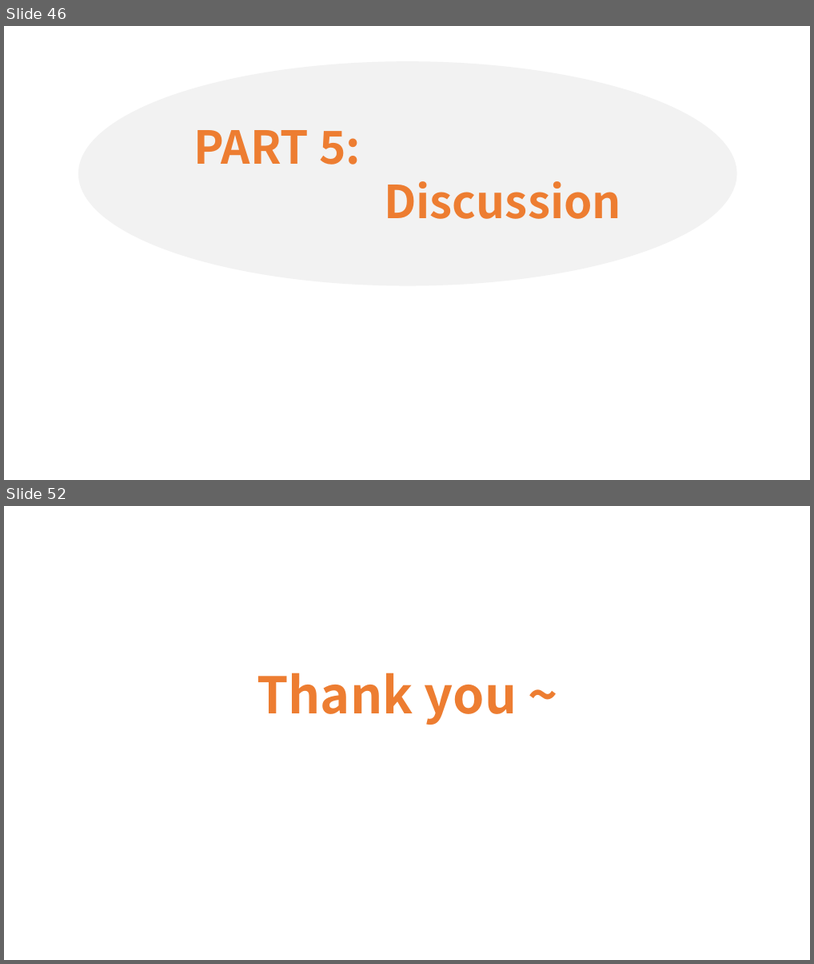
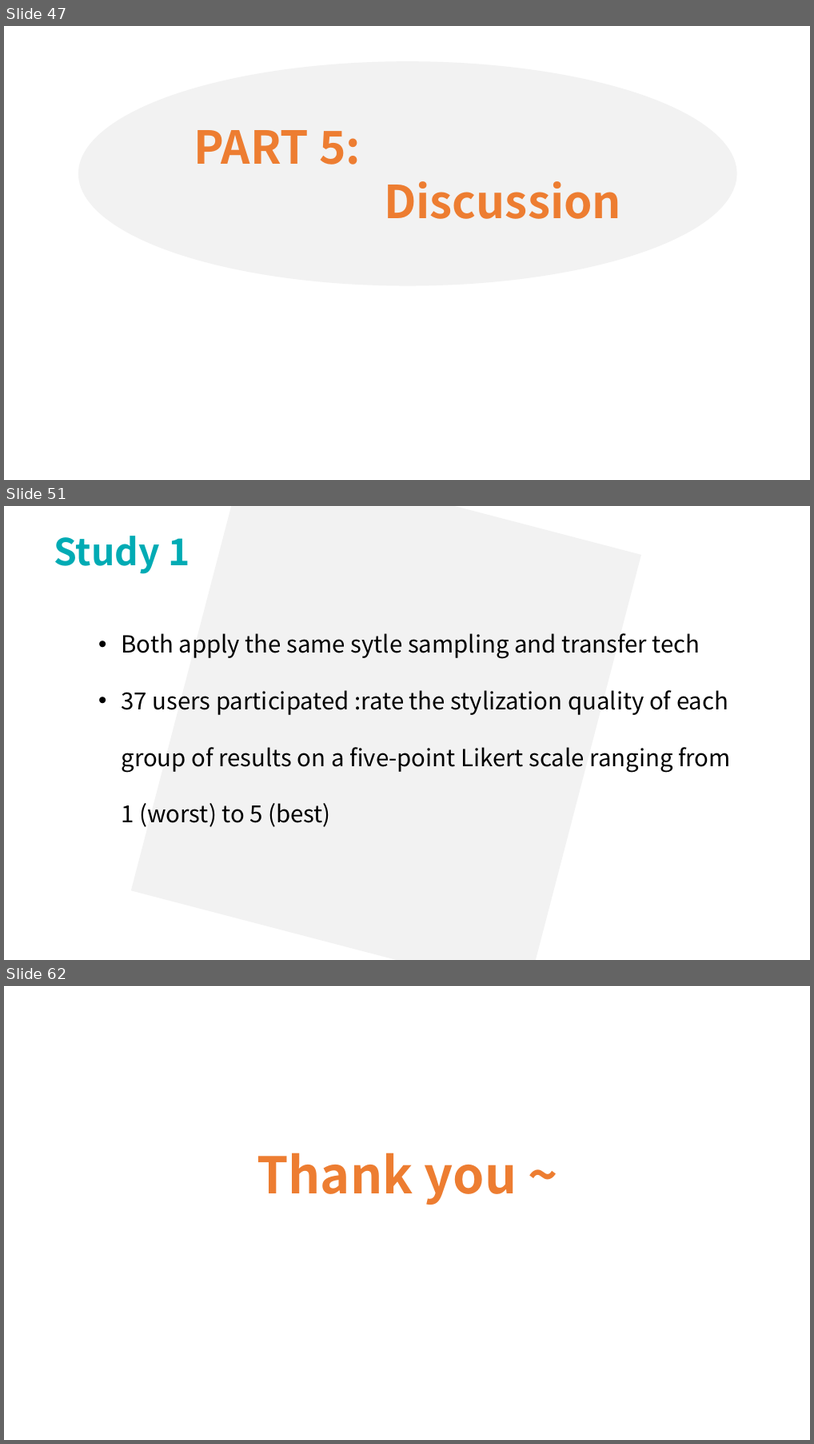
Before and after one commit to lsyoath/sheepy, a slide deck: ComputerVision.pptx. Shown one above the other, each under a label of ours: slides 46 and 52 before the commit, slides 47, 51 and 62 after it; the slides between them are not shown. The pictures are 814x964 and 814x1444 pixels, drawn with LibreOffice and Linux fonts; fonts in the diff are those of the drawing. Boxes give left, top, right and bottom in pixels: in the first picture for what was removed or moved away, otherwise in the second. Text is boxed around its words. In the diff, an @@ line names an element or a change of style, - is before the commit and + after.

```diff
--- a/ComputerVision.pptx
+++ b/ComputerVision.pptx
@@ slide 51 added at bbox=[4, 506, 810, 960], background #FFFFFF @@
@@ rectangle added at bbox=[131, 506, 642, 960], fill #F2F2F2 @@
@@ text added at bbox=[54, 536, 190, 574], 44 pt, text #00ABB4, bold @@
+Study 1
@@ text added at bbox=[122, 633, 731, 827], 28 pt, text #000000 @@
+  • Both apply the same sytle sampling and transfer tech
+  • 37 users participated :rate the stylization quality of each group of results on a five-point Likert scale ranging from 1 (worst) to 5 (best)
@@ what was slide 46 is now slide 47 @@
@@ what was slide 52 is now slide 62 @@
```
Also in this commit, not shown: 3 slides changed, 12 other slides added, 3 slides removed.
